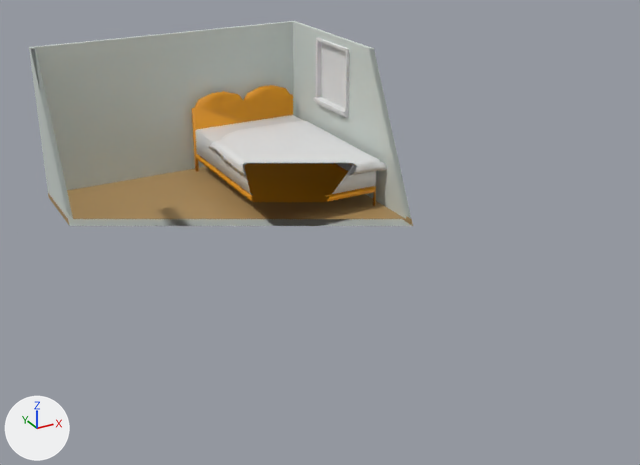
An edit to the Blender file Assets/Game/Models/Enviroment Models/House Models/Room.blend, drawn before and after from the same camera.
Rendered twice from a 50 mm camera at (-16.24, -19.42, 11.11) aimed at (-4.98, 1.04, 0.88). The axes (+X, +Y, +Z) are drawn at lower left. The lights are the same throughout. The picture after the commit comes second. Everything nearer to the camera than a plane just in front of the edit is cut away.

Names of what the first picture shows: 'Bed', 'Plane', 'Room', 'Window', 'Window_Pane'.
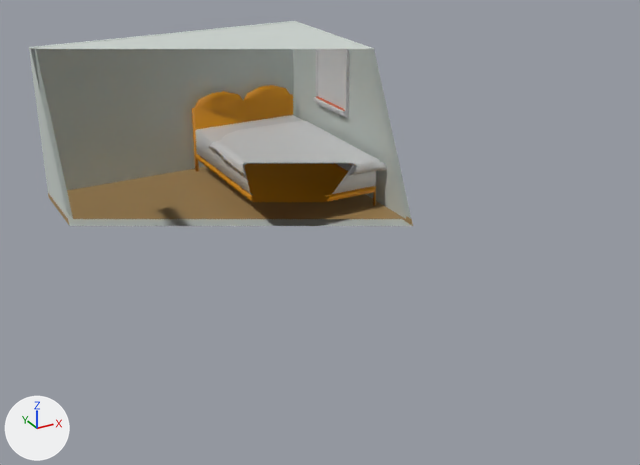
What differs and where, as boxes (x1, y1, x2, y2) in the pictures (640 x 465 px):
part 1 of me_cube_001, added: after (36, 22, 368, 49)

Diff of the bpy script that builds the scene:
```diff
--- a/Assets/Game/Models/Enviroment Models/House Models/Room.blend.py
+++ b/Assets/Game/Models/Enviroment Models/House Models/Room.blend.py
@@ me_cube_001 @@
 # used by ob_room; location = (-8.76, 0.0, 0.0)
 # verts and faces of me_cube_001; kept vertices keep their numbers, new ones are numbered from 56
-me_cube_001.from_pydata(...)  # 56 vertices, 46 faces; spans x -1.9..7.7, y -5.6..10.1, z -0.1..5.1
+me_cube_001.from_pydata(...)  # 60 vertices, 47 faces; spans x -1.9..7.7, y -5.6..10.1, z -0.1..5.1
+# me_cube_001 part 1
+verts[56] = (-1.8, -5.4, 5.1)
+verts[57] = (-1.8, 10.0, 5.1)  # pixel (34, 48)
+verts[58] = (7.6, -5.4, 5.1)
+verts[59] = (7.6, 10.0, 5.1)  # pixel (292, 22)
+faces += [(56, 57, 59, 58)]  # mat_material_002 (light grey #d3dbd6)
 me_cube_001.materials.append(mat_material_001)
```
